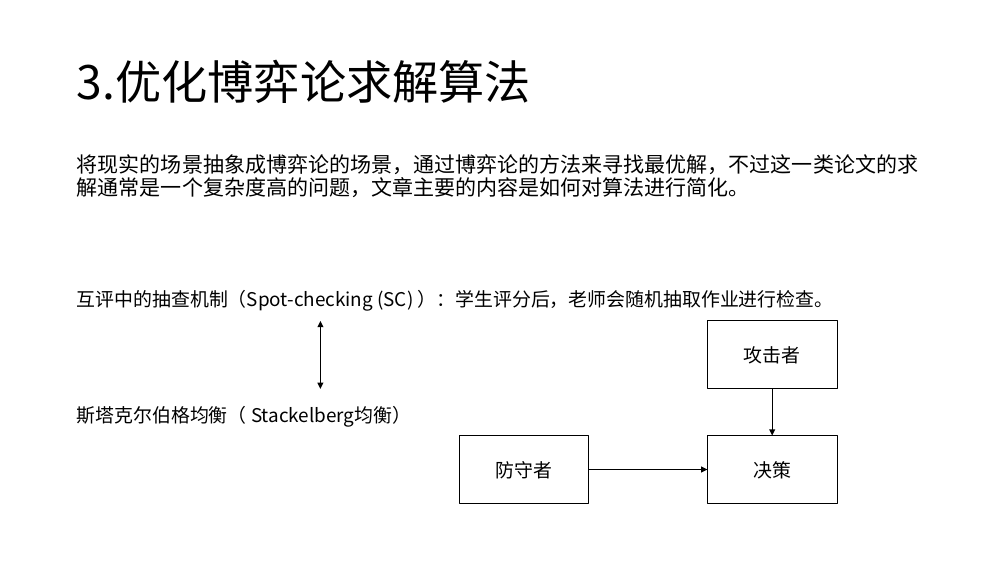
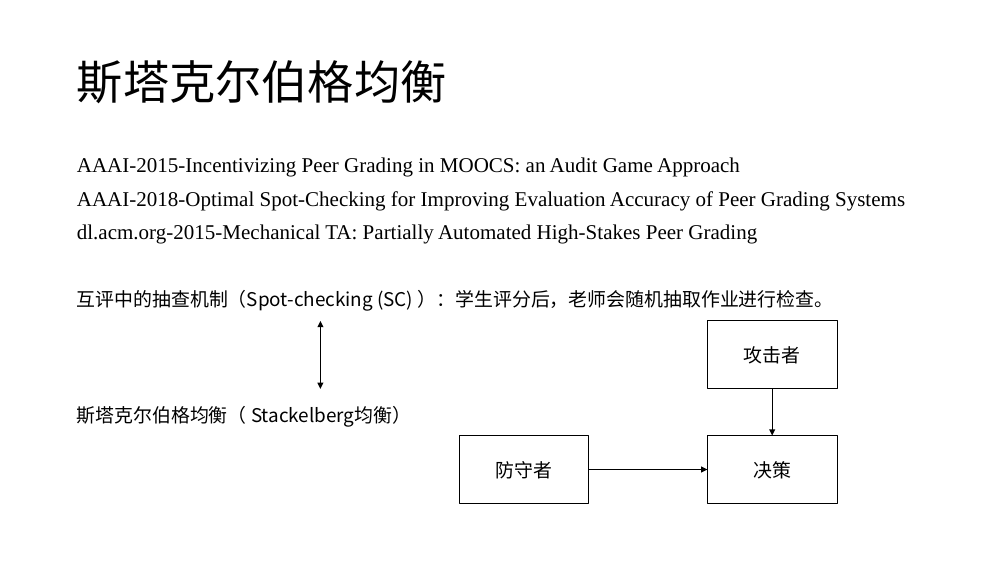
Before and after one commit to CHDYPY/paper, a slide deck: slide 8 of 报告/2021年9月4日/杨攀原.pptx (slide 16 before the commit). Drawn at 1008x567 pixels with LibreOffice and Linux fonts; fonts in the diff are those of the drawing. Boxes give left, top, right and bottom in pixels: in the first picture for what was removed or moved away, otherwise in the second. Text is boxed around its words. In the diff, an @@ line names an element or a change of style, - is before the commit and + after.

```diff
--- a/报告/2021年9月4日/杨攀原.pptx
+++ b/报告/2021年9月4日/杨攀原.pptx
@@ title at bbox=[77, 60, 447, 103]: text changed @@
-3.优化博弈论求解算法
+斯塔克尔伯格均衡
@@ text at bbox=[77, 157, 905, 244]: text changed; font Noto Sans CJK SC to Times New Roman @@
-将现实的场景抽象成博弈论的场景，通过博弈论的方法来寻找最优解，不过这一类论文的求解通常是一个复杂度高的问题，文章主要的内容是如何对算法进行简化。
+AAAI-2015-Incentivizing Peer Grading in MOOCS: an Audit Game Approach
+AAAI-2018-Optimal Spot-Checking for Improving Evaluation Accuracy of Peer Grading Systems
+dl.acm.org-2015-Mechanical TA: Partially Automated High-Stakes Peer Grading
```
Also in this commit, not shown: 9 other slides changed, 8 slides added, 13 slides removed, 1 other file.
